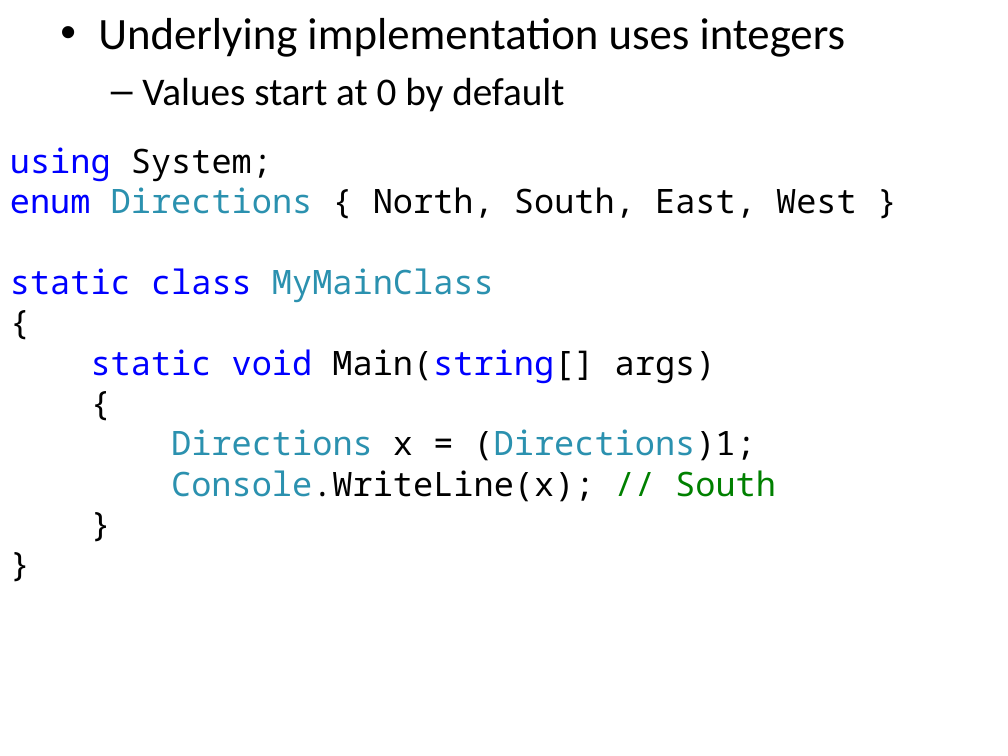
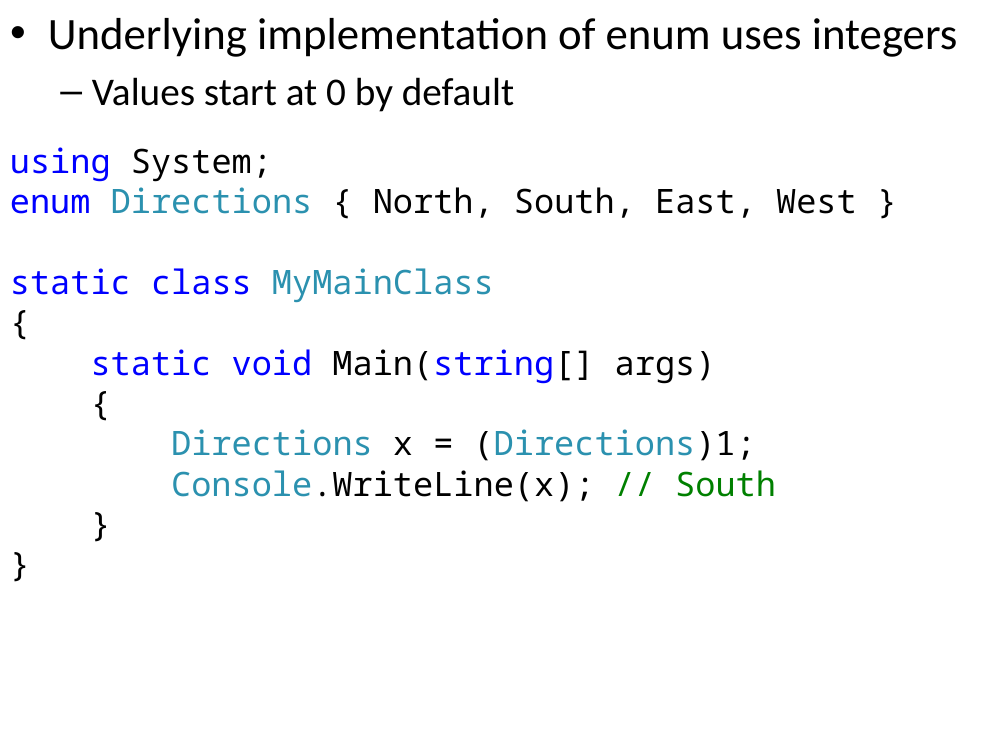
Before and after one commit to iap-csharp/iap-csharp.github.com, a slide deck: slide 15 of IAP-CSharp-Lecture-4.pptx (slide 16 before the commit). Drawn at 1008x756 pixels with LibreOffice and Linux fonts; fonts in the diff are those of the drawing. Boxes give left, top, right and bottom in pixels: in the first picture for what was removed or moved away, otherwise in the second. Text is boxed around its words. In the diff, an @@ line names an element or a change of style, - is before the commit and + after.

```diff
--- a/IAP-CSharp-Lecture-4.pptx
+++ b/IAP-CSharp-Lecture-4.pptx
@@ text "Underlying implementation of enum uses ...": place and size @@
-text "Underlying implementation of enum uses ..." at [98, 18, 846, 112]
+text "Underlying implementation of enum uses ..." at [48, 18, 958, 112]
@@ text at [48, 18, 958, 57]: text changed @@
-• Underlying implementation uses integers
+• Underlying implementation of enum uses integers
```
Also in this commit, not shown: 3 other slides changed, 2 slides added, 1 other file.
